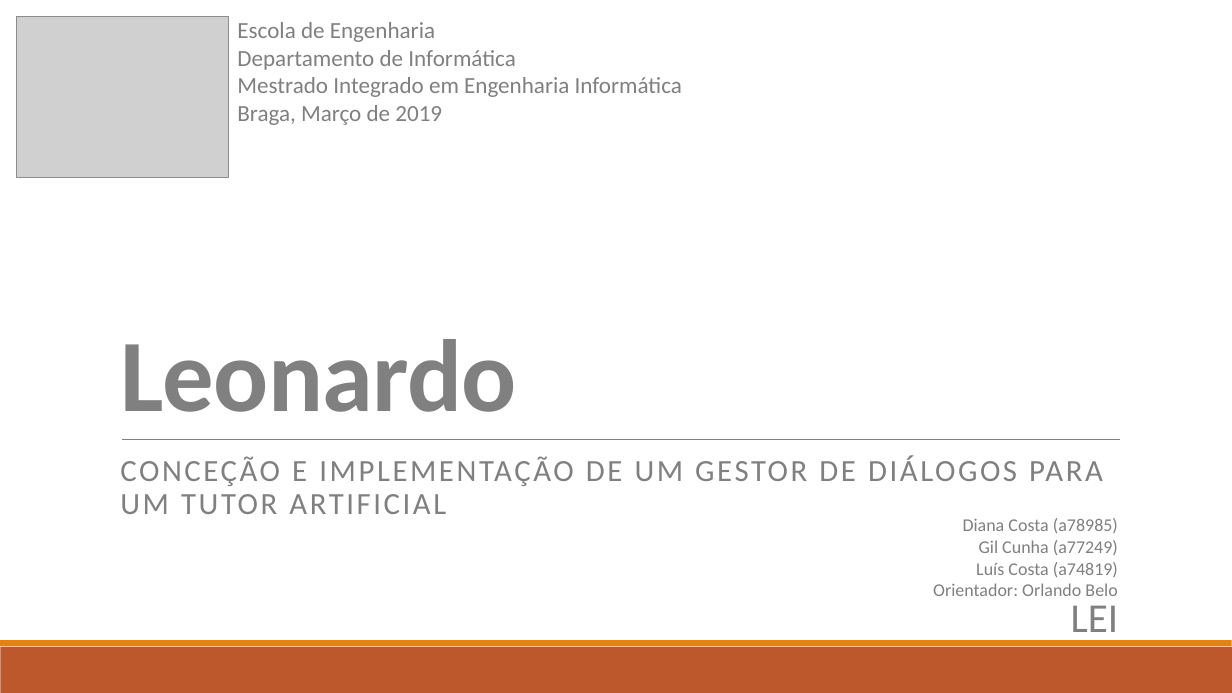
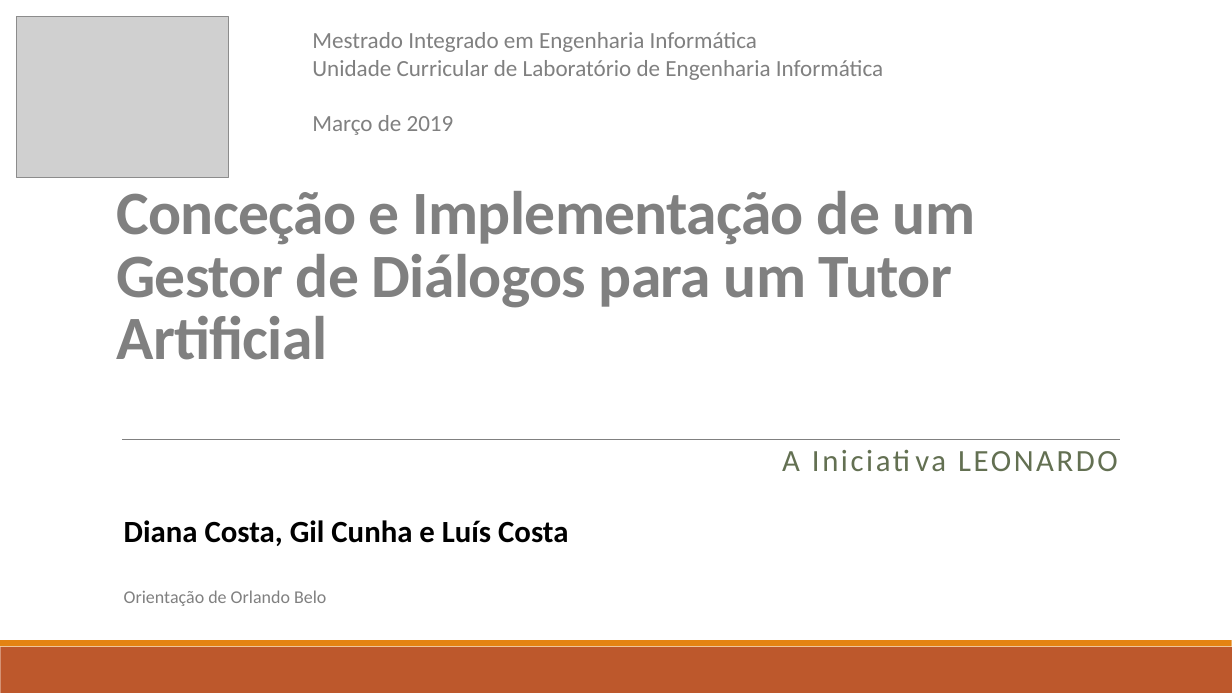
Before and after one commit to diisnc/Dialog_Agent_1819, a slide deck: slide 12 of Report/presentation.pptx (slide 11 before the commit). Drawn at 1232x693 pixels with LibreOffice and Linux fonts; fonts in the diff are those of the drawing; grey boxes stand for pictures. Boxes give left, top, right and bottom in pixels: in the first picture for what was removed or moved away, otherwise in the second. Text is boxed around its words. In the diff, an @@ line names an element or a change of style, - is before the commit and + after.

```diff
--- a/Report/presentation.pptx
+++ b/Report/presentation.pptx
@@ text at <box>237,22,515,70</box>: paragraphs removed @@
-Escola de Engenharia
-Departamento de Informática
@@ text "Mestrado Integrado em Engenharia Informática": place and size @@
-text "Mestrado Integrado em Engenharia Informática" at <box>237,22,682,125</box>
+text "Mestrado Integrado em Engenharia Informática" at <box>312,32,883,135</box>
@@ text at <box>312,60,883,135</box>: text changed @@
-Braga, Março de 2019
+Unidade Curricular de Laboratório de Engenharia Informática
+Março de 2019
@@ title at <box>116,191,975,360</box>: text changed; size 80 to 48 pt @@
-Leonardo
+Conceção e Implementação de um Gestor de Diálogos para um Tutor Artificial
@@ subtitle at <box>782,451,1118,471</box>: text changed; text colour #808080 to #637052 @@
-CONCEÇÃO E IMPLEMENTAÇÃO DE UM GESTOR DE DIÁLOGOS PARA UM TUTOR ARTIFICIAL
+A Iniciativa LEONARDO
@@ text at <box>124,520,568,606</box>: text changed; size 14 to 24 pt; text colour #808080 to #000000; bold on @@
-Diana Costa (a78985)
-Gil Cunha (a77249)
-Luís Costa (a74819)
-Orientador: Orlando Belo
+Diana Costa, Gil Cunha e Luís Costa
+Orientação de Orlando Belo
@@ text removed at <box>1071,605,1119,642</box> @@
-LEI
```
Also in this commit, not shown: 2 other slides changed, 1 slide added.
